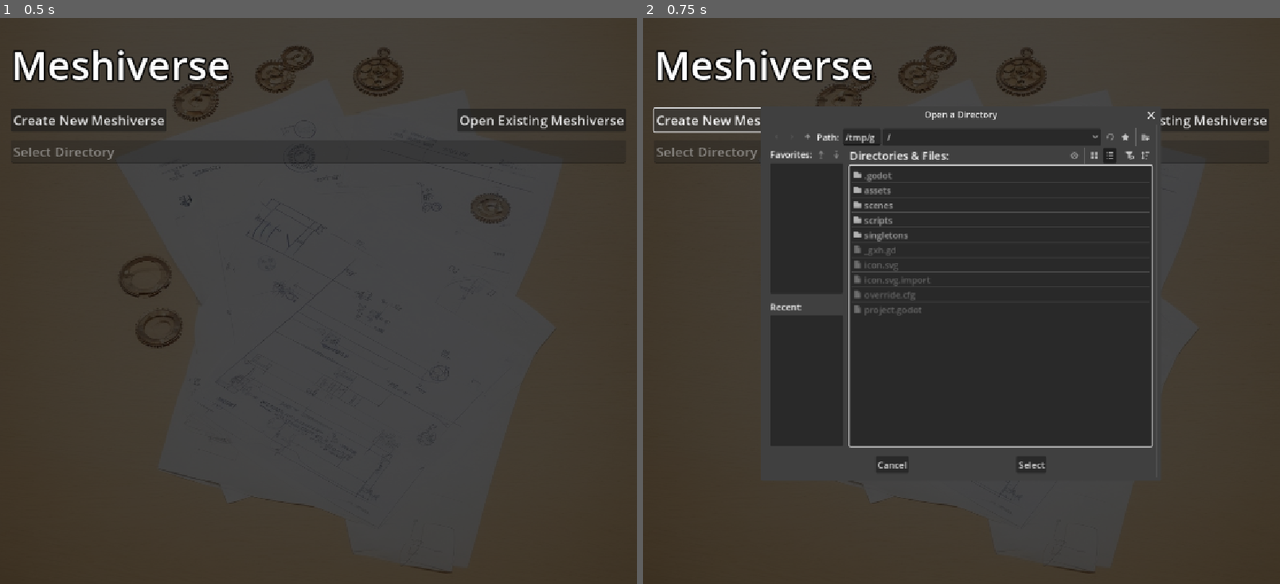
Above: before the commit, frames 1-2 (left to right).
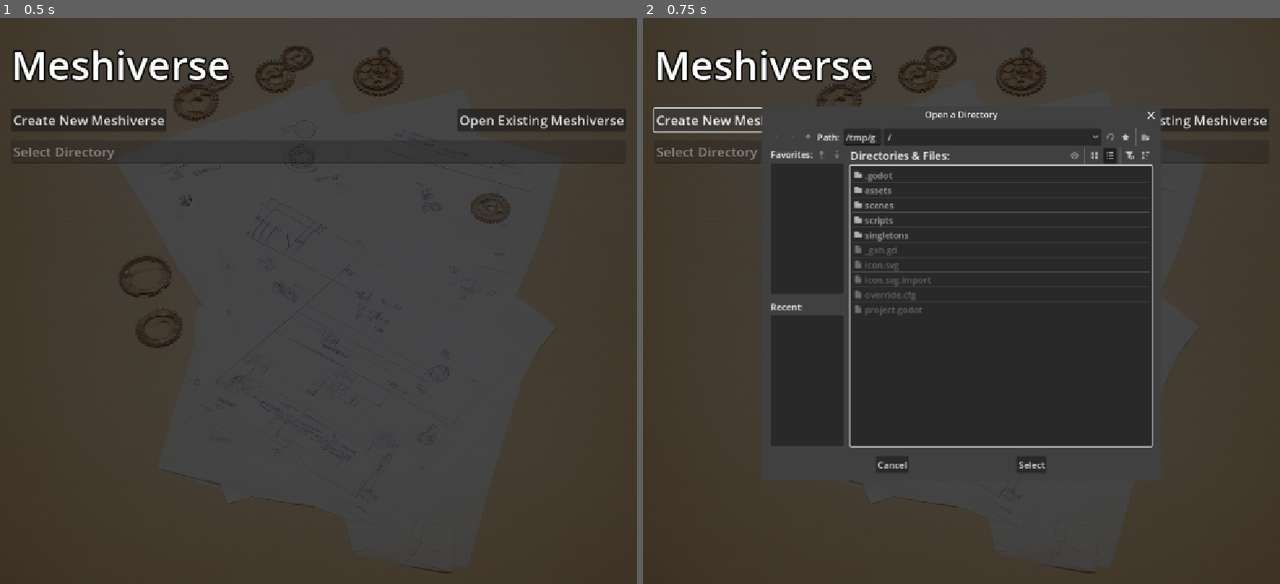
Above: after the commit, the same moments.

Repository: Discordanian/meshiverse
Game: Godot game, scene res://scenes/settings.tscn
Same seed, same stepped clock (60 frames per second), same inputs: the game is played once before the commit and once after it.
Inputs:
- Up to frame 1 (0.5 s): no input
- Up to frame 2 (0.75 s): click "Create New Meshiverse" at 0.5 s

Frame 1 is identical in both runs. In frame 2, 0.7% of the frame differs, in the area x 18-81%, y 15-80%.

Commit message:
Open_Dialog

Diff:
--- a/godot/scenes/settings.tscn
+++ b/godot/scenes/settings.tscn
@@ -47,7 +47,6 @@
 display_mode = 1
 access = 2
 root_subfolder = "user://"
-filters = PackedStringArray("meshiverse.ini")
 use_native_dialog = true
 folder_creation_enabled = false
 
